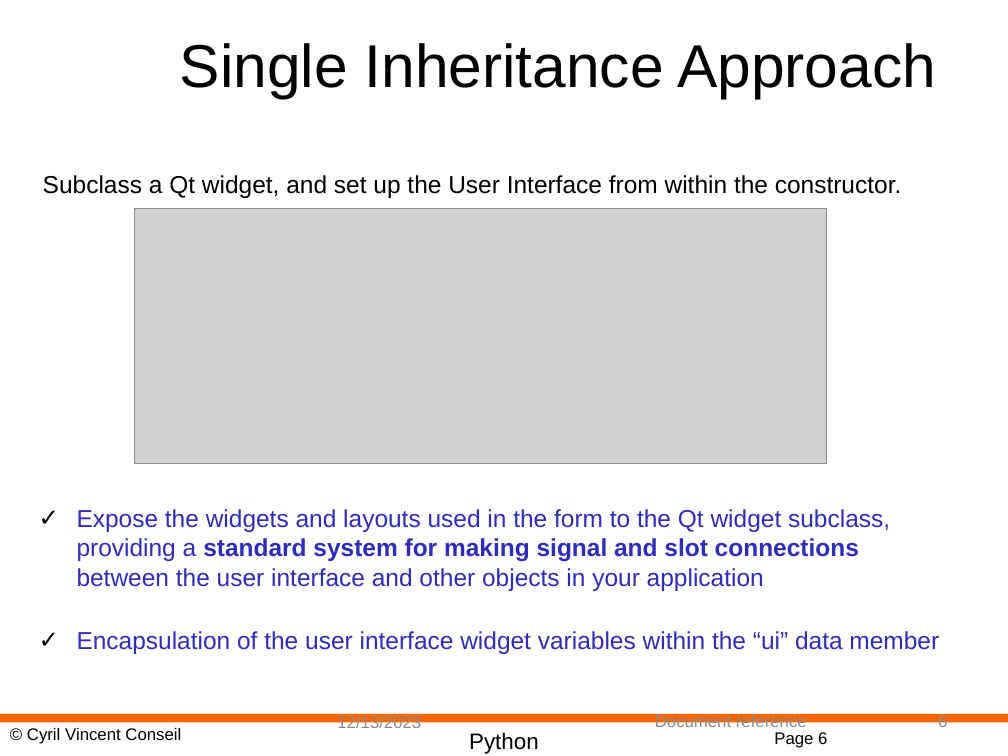
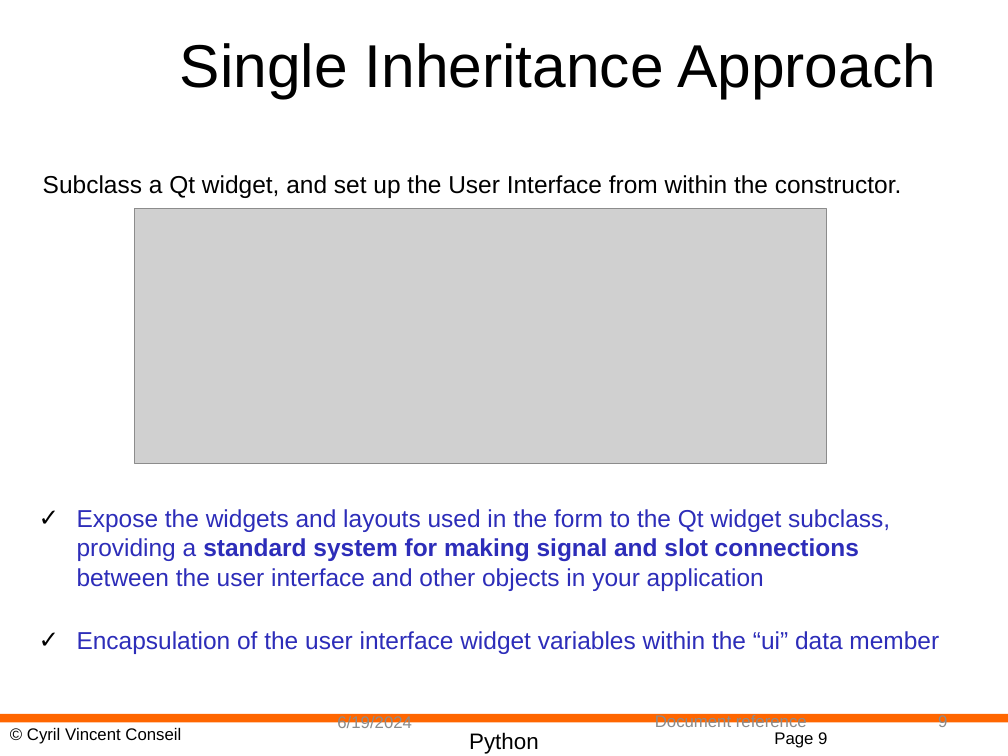
Before and after one commit to cyrilvincent/python-advanced, a slide deck: slide 9 of PPT/PyQt05-QtDesigner.pptx (slide 6 before the commit). Drawn at 1008x756 pixels with LibreOffice and Linux fonts; fonts in the diff are those of the drawing; grey boxes stand for pictures; background and template pictures are left out. Boxes give left, top, right and bottom in pixels: in the first picture for what was removed or moved away, otherwise in the second. Text is boxed around its words. In the diff, an @@ line names an element or a change of style, - is before the commit and + after.

```diff
--- a/PPT/PyQt05-QtDesigner.pptx
+++ b/PPT/PyQt05-QtDesigner.pptx
@@ text at bbox=[337, 714, 412, 732]: text changed @@
-12/13/2023
+6/19/2024
@@ page number at bbox=[938, 713, 947, 731]: text changed @@
-6
+9
@@ page number at bbox=[774, 732, 827, 748]: text changed @@
-Page 6
+Page 9
```
Also in this commit, not shown: 3 other slides changed, 1 slide added, 1 slide removed, 6 other files.
